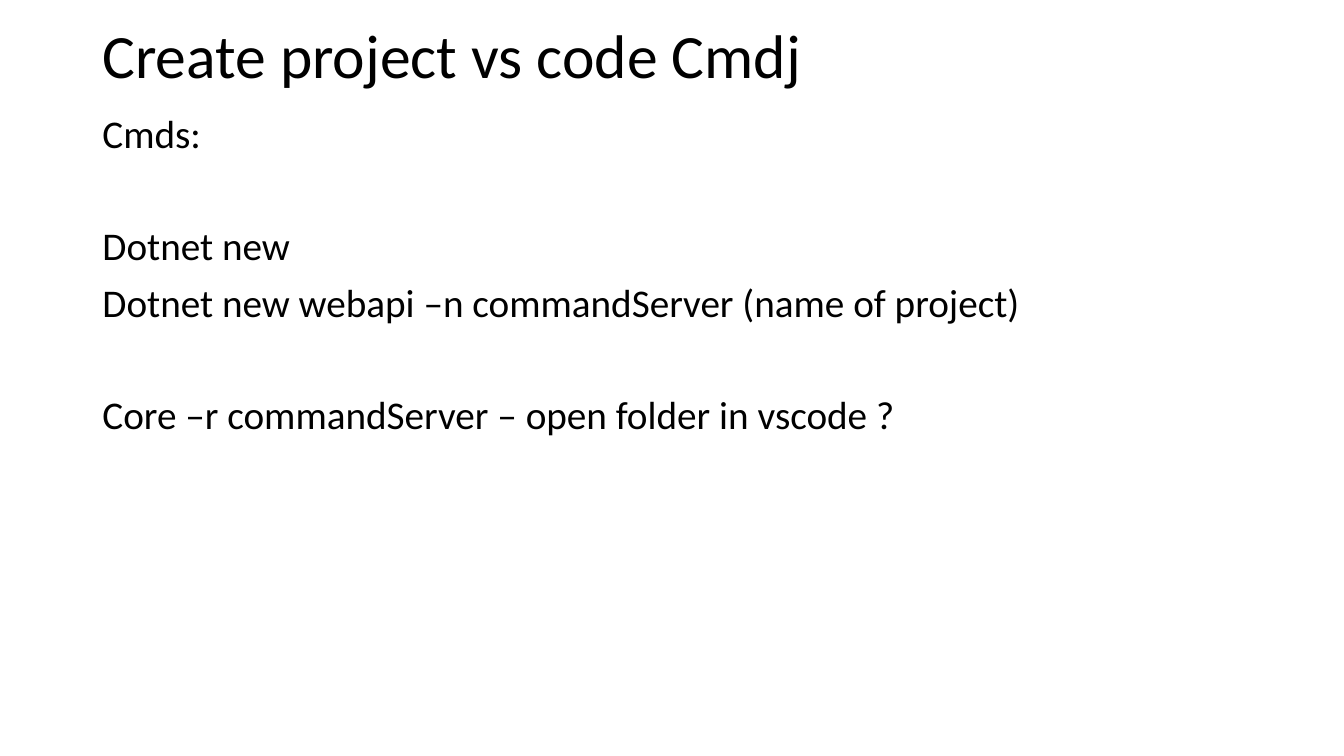
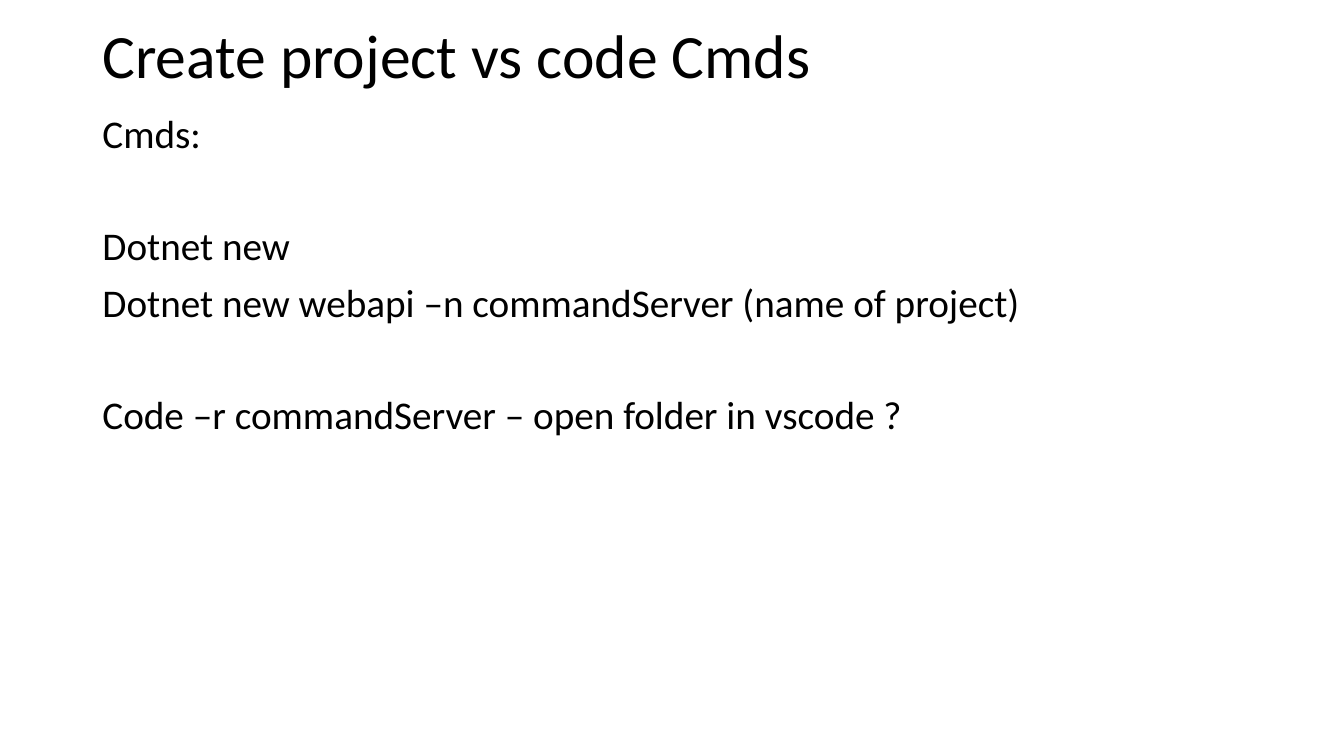
Before and after one commit to devi-priyadharshini/restAPI, a slide deck: slide 11 of docs/Rest API using .Net Core 3.1.pptx. Drawn at 1344x756 pixels with LibreOffice and Linux fonts; fonts in the diff are those of the drawing. Boxes give left, top, right and bottom in pixels: in the first picture for what was removed or moved away, otherwise in the second. Text is boxed around its words. In the diff, an @@ line names an element or a change of style, - is before the commit and + after.

Commit message:
PPT updated

```diff
--- a/docs/Rest API using .Net Core 3.1.pptx
+++ b/docs/Rest API using .Net Core 3.1.pptx
@@ title at [102, 35, 810, 89]: text changed @@
-Create project vs code Cmdj
+Create project vs code Cmds
@@ text at [102, 401, 875, 436]: text changed @@
-Core –r commandServer – open folder in vscode ?
+Code –r commandServer – open folder in vscode ?
```
Also in this commit, not shown: 1 other file.
